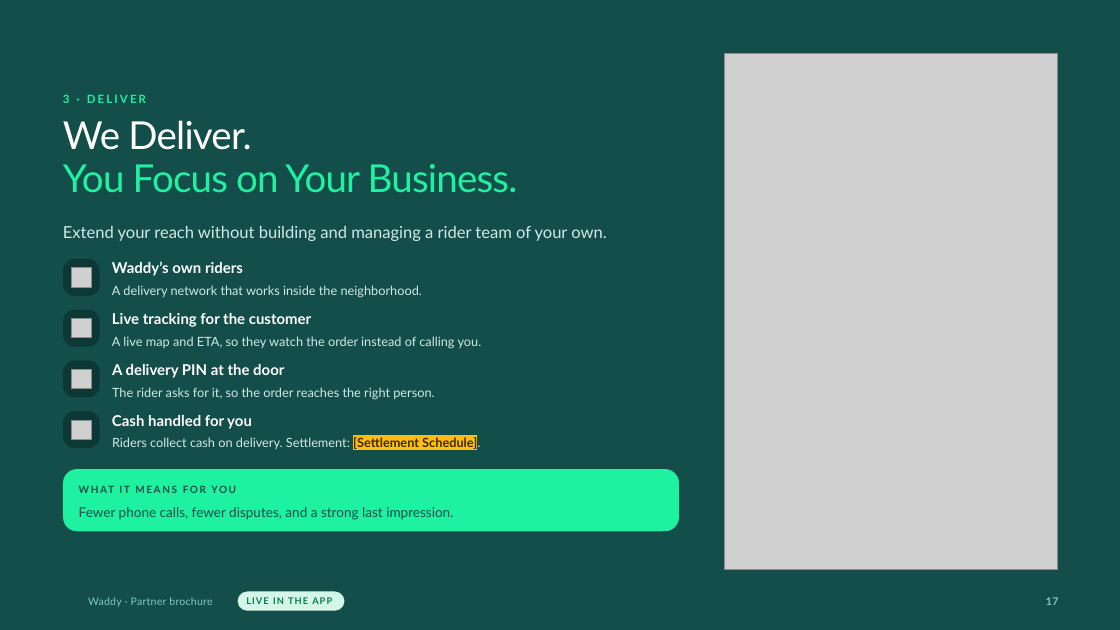
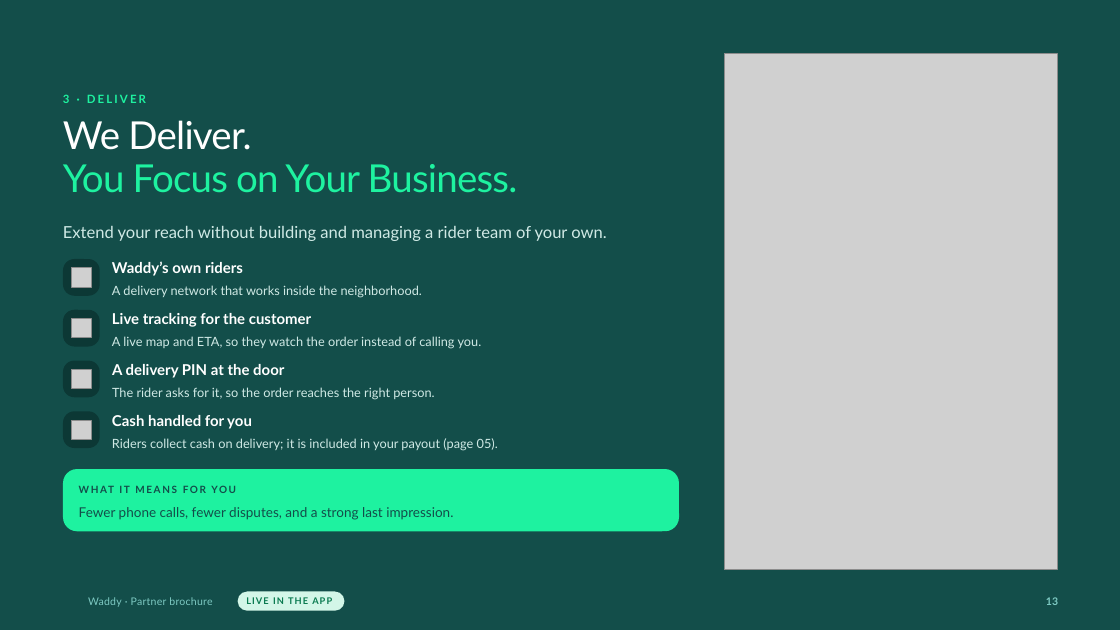
Before and after one commit to Hamdies/waddy_user, a slide deck: slide 13 of marketing/brochure/out/waddy-partner-brochure.pptx (slide 17 before the commit). Drawn at 1120x630 pixels with LibreOffice and Linux fonts; fonts in the diff are those of the drawing; grey boxes stand for pictures; background and template pictures are left out. Boxes give left, top, right and bottom in pixels: in the first picture for what was removed or moved away, otherwise in the second. Text is boxed around its words. In the diff, an @@ line names an element or a change of style, - is before the commit and + after.

```diff
--- a/marketing/brochure/out/waddy-partner-brochure.pptx
+++ b/marketing/brochure/out/waddy-partner-brochure.pptx
@@ text at <box>112,438,498,451</box>: text changed @@
-Riders collect cash on delivery. Settlement: [Settlement Schedule].
+Riders collect cash on delivery; it is included in your payout (page 05).
@@ text at <box>1046,597,1058,605</box>: text changed @@
-17
+13
```
Also in this commit, not shown: 8 other slides changed, 2 slides added, 8 slides removed, 40 other files.
